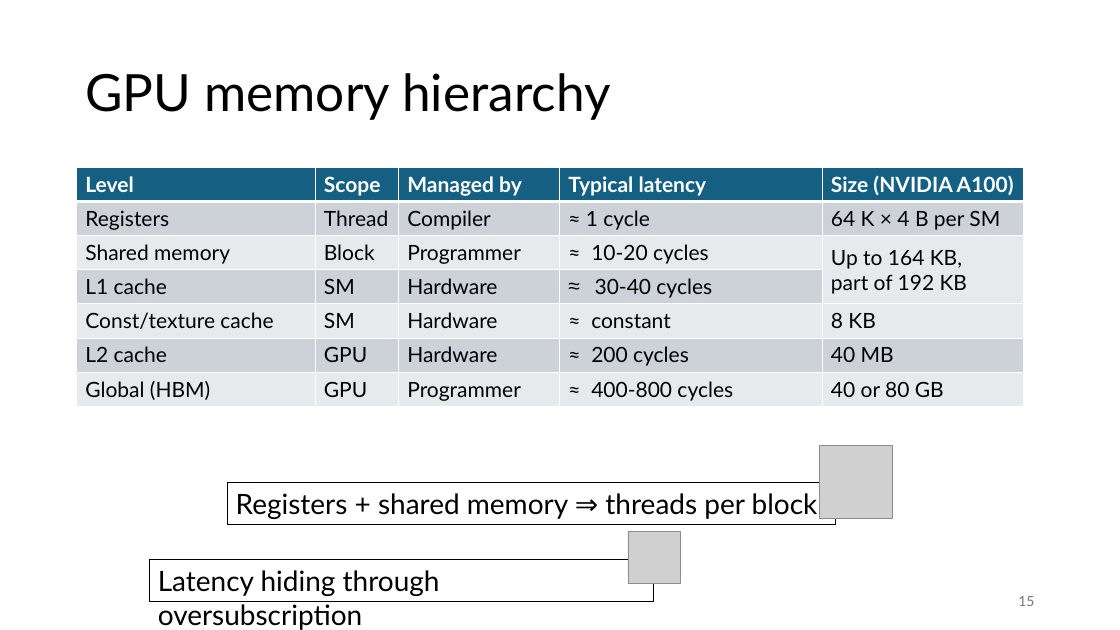
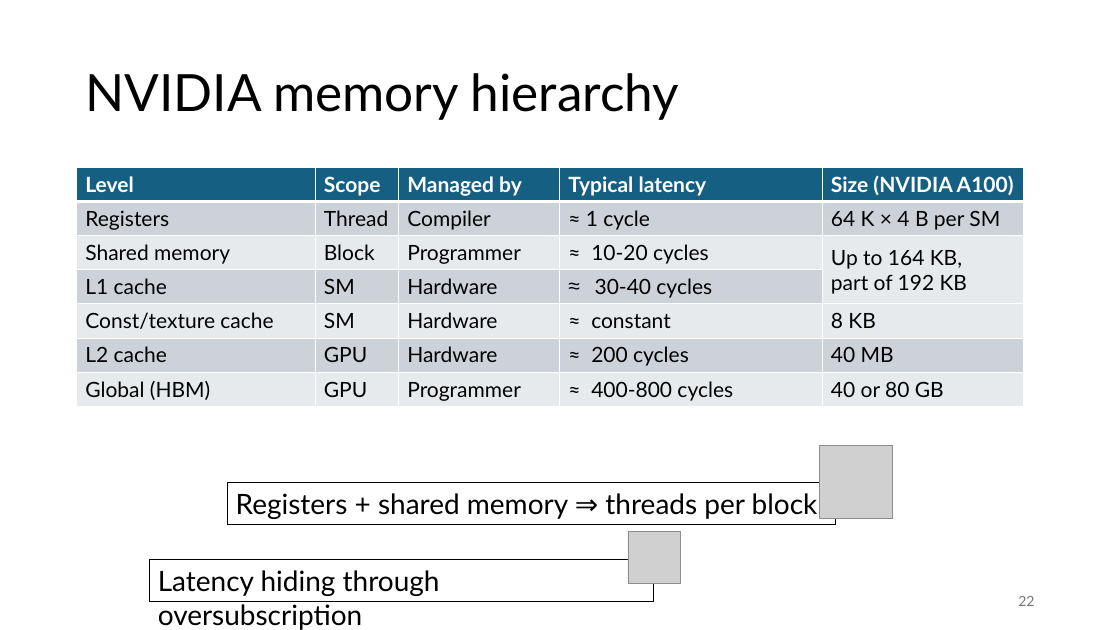
Before and after one commit to gjbex/GPU-programming, a slide deck: slide 22 of gpu_programming.pptx (slide 15 before the commit). Drawn at 1120x630 pixels with LibreOffice and Linux fonts; fonts in the diff are those of the drawing; grey boxes stand for pictures. Boxes give left, top, right and bottom in pixels: in the first picture for what was removed or moved away, otherwise in the second. Text is boxed around its words. In the diff, an @@ line names an element or a change of style, - is before the commit and + after.

```diff
--- a/gpu_programming.pptx
+++ b/gpu_programming.pptx
@@ title at box(85, 73, 679, 120): text changed @@
-GPU memory hierarchy
+NVIDIA memory hierarchy
@@ page number at box(1018, 596, 1034, 606): text changed @@
-15
+22
```
Also in this commit, not shown: 3 other slides changed, 7 slides added, 2 slides removed.
